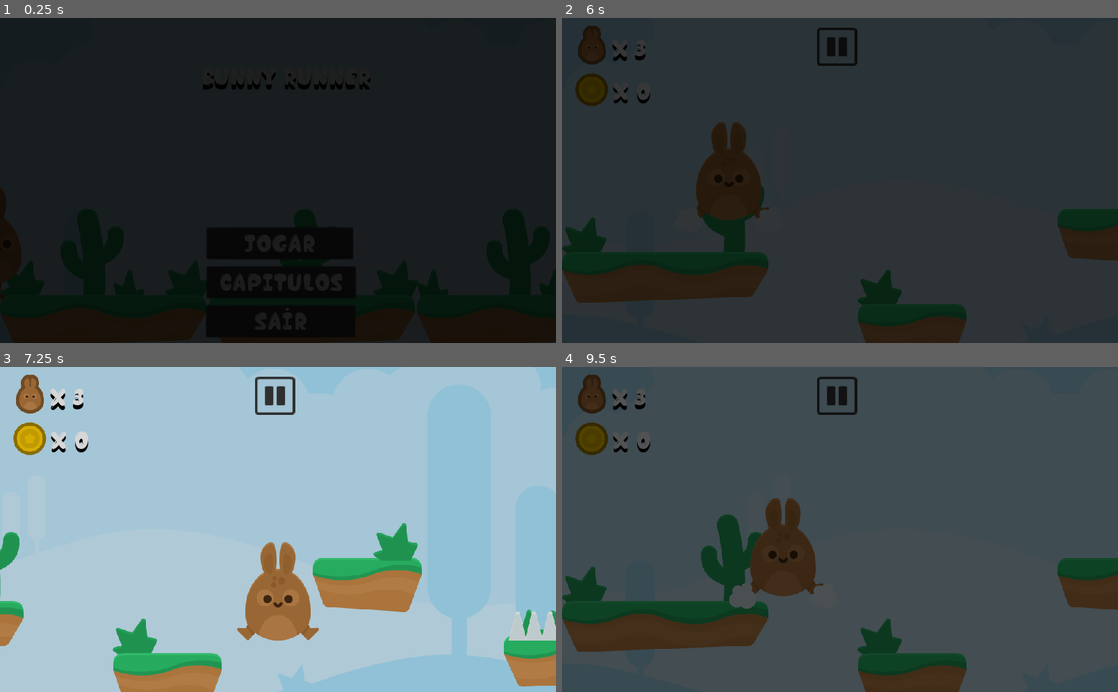
Above: before the commit, frames 1-4 (two rows, left to right).
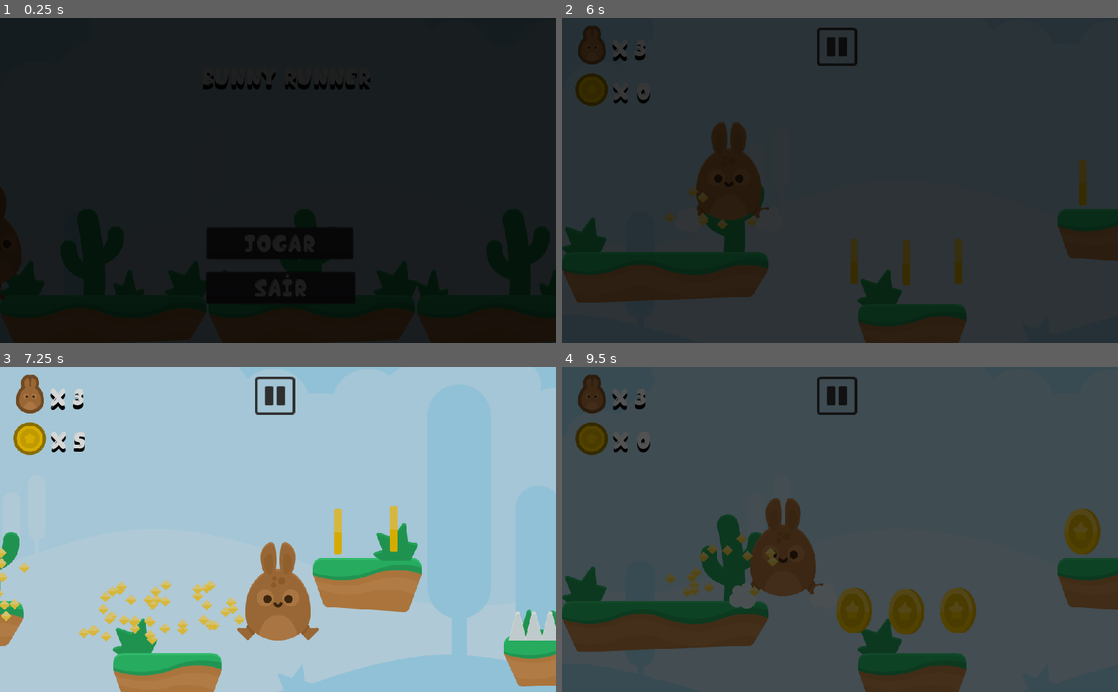
Above: after the commit, the same moments.

Repository: soapmactavish23/BunnyRunner
Game: Godot game, scene res://scenes/Menu.tscn
Same seed, same stepped clock (60 frames per second), same inputs: the game is played once before the commit and once after it. Sound files missing from this copy of the repository are replaced by a short silence.
Inputs (mouse positions are in pixels of both pictures, inside the frame that each line leads up to):
- Up to frame 1 (0.25 s): no input
- Up to frame 2 (6 s): click "jogar" at 0.5 s; move the mouse to (962, 164) at 1.27 s; click (962, 164) at 1.42 s; move the mouse to (728, 196) at 2.02 s; click (728, 196) at 2.17 s; move the mouse to (895, 109) at 2.77 s; click (895, 109) at 2.92 s; move the mouse to (812, 245) at 3.52 s; click (812, 245) at 3.67 s; move the mouse to (1006, 229) at 4.27 s; click (1006, 229) at 4.42 s; move the mouse to (673, 131) at 5.02 s; click (673, 131) at 5.17 s; move the mouse to (867, 180) at 5.77 s; click (867, 180) at 5.92 s
- Up to frame 3 (7.25 s): move the mouse to (194, 448) at 6.52 s; click (194, 448) at 6.67 s
- Up to frame 4 (9.5 s): move the mouse to (962, 513) at 7.27 s; click (962, 513) at 7.42 s; move the mouse to (728, 545) at 8.02 s; click (728, 545) at 8.17 s; move the mouse to (895, 458) at 8.77 s; click (895, 458) at 8.92 s

The runs differ from the first frame. In frame 2, 0.9% of the frame differs, in the area x 18-95%, y 43-83%; in frame 3, 2.0%; in frame 4, 3.4%, in the area x 18-97%, y 43-83%.

Commit message:
'finish-demo'

Diff:
--- a/probs/cenoura.tscn
+++ b/probs/cenoura.tscn
@@ -5,10 +5,9 @@
 [ext_resource path="res://music/Victory.ogg" type="AudioStream" id=3]
 
 [sub_resource type="RectangleShape2D" id=1]
-extents = Vector2( 42.2605, 32.3493 )
+extents = Vector2( 42.2605, 74.7654 )
 
 [node name="cenoura" type="Area2D"]
-editor/display_folded = true
 position = Vector2( 824.161, 463.756 )
 collision_layer = 4
 collision_mask = 4
--- a/probs/moeda.tscn
+++ b/probs/moeda.tscn
@@ -25,6 +25,7 @@
 flag_disable_z = true
 spread = 180.0
 gravity = Vector3( 0, 98, 0 )
+angular_velocity = 0.376471
 orbit_velocity = 0.0
 orbit_velocity_random = 0.0
 
@@ -36,7 +37,7 @@
 
 [node name="anim" type="AnimatedSprite" parent="."]
 frames = SubResource( 2 )
-frame = 1
+frame = 3
 playing = true
 
 [node name="audio" type="AudioStreamPlayer2D" parent="."]
--- a/project.godot
+++ b/project.godot
@@ -21,9 +21,11 @@
 
 [display]
 
+window/size/fullscreen=true
 window/stretch/mode="2d"
 window/stretch/aspect="keep"
 
 [rendering]
 
+environment/default_clear_color=Color( 0, 0, 0, 1 )
 environment/default_environment="res://default_env.tres"
--- /dev/null
+++ b/scenes/Ending.tscn
@@ -0,0 +1,29 @@
+[gd_scene load_steps=4 format=2]
+
+[ext_resource path="res://scripts/Ending.gd" type="Script" id=1]
+
+[sub_resource type="DynamicFontData" id=1]
+font_path = "res://fonts/Chocolate Bar Demo.otf"
+
+[sub_resource type="DynamicFont" id=2]
+size = 48
+font_data = SubResource( 1 )
+
+[node name="Ending" type="Node2D"]
+script = ExtResource( 1 )
+
+[node name="texto" type="Node2D" parent="."]
+position = Vector2( 227.117, 600 )
+
+[node name="Label" type="Label" parent="texto"]
+margin_left = 4.63928
+margin_top = 3.60498
+margin_right = 624.639
+margin_bottom = 275.605
+custom_fonts/font = SubResource( 2 )
+text = "GAME DESIGN
+HENRICK DE SOUSA NOGUEIRA
+
+AudIo VIsual
+Vitor Nogueira Alvarenga"
+align = 1
--- a/scenes/Fase_1.tscn
+++ b/scenes/Fase_1.tscn
@@ -12,6 +12,8 @@
 [ext_resource path="res://probs/fade.tscn" type="PackedScene" id=10]
 [ext_resource path="res://probs/HUD.tscn" type="PackedScene" id=11]
 [ext_resource path="res://probs/cenoura.tscn" type="PackedScene" id=12]
+[ext_resource path="res://probs/moeda.tscn" type="PackedScene" id=13]
+[ext_resource path="res://probs/mola.tscn" type="PackedScene" id=14]
 
 [node name="Fase_1" type="Node2D"]
 script = ExtResource( 1 )
@@ -19,19 +21,22 @@
 [node name="Bg" parent="." instance=ExtResource( 2 )]
 
 [node name="tileset" parent="." instance=ExtResource( 3 )]
+collision_layer = 2
+collision_mask = 2
 tile_data = PoolIntArray( 1048729, 34, 0, 1048760, 4, 0, 1048800, 4, 0, 1114128, 4, 0, 1179712, 6, 0, 1245503, 4, 0, 13 …(571 unchanged characters)…
 
 [node name="item_asas" parent="." instance=ExtResource( 4 )]
 position = Vector2( 5162.29, 396.681 )
 
 [node name="armadilhas" type="Node2D" parent="."]
+editor/display_folded = true
 
 [node name="armadilha" parent="armadilhas" instance=ExtResource( 5 )]
 position = Vector2( 1320.06, 478.325 )
 tipo_armadilha = 1
 
 [node name="armadilha2" parent="armadilhas" instance=ExtResource( 5 )]
-position = Vector2( 5766.85, 473.966 )
+position = Vector2( 5710.85, 473.966 )
 tipo_armadilha = 1
 
 [node name="armadilha3" parent="armadilhas" instance=ExtResource( 5 )]
@@ -64,4 +69,102 @@
 [node name="HUD" parent="." instance=ExtResource( 11 )]
 
 [node name="cenoura" parent="." instance=ExtResource( 12 )]
-position = Vector2( 7099.79, 496.369 )
+position = Vector2( 7249.38, 469.223 )
+collision_layer = 1
+collision_mask = 1
+
+[node name="moedas" type="Node2D" parent="."]
+editor/display_folded = true
+
+[node name="moeda" parent="moedas" instance=ExtResource( 13 )]
+position = Vector2( 246.34, 365.922 )
+
+[node name="moeda2" parent="moedas" instance=ExtResource( 13 )]
+position = Vector2( 339.614, 365.922 )
+
+[node name="moeda3" parent="moedas" instance=ExtResource( 13 )]
+position = Vector2( 1614.74, 442.707 )
+
+[node name="moeda11" parent="moedas" instance=ExtResource( 13 )]
+position = Vector2( 1894.85, 372.235 )
+
+[node name="moeda12" parent="moedas" instance=ExtResource( 13 )]
+position = Vector2( 1981, 372.235 )
+
+[node name="moeda13" parent="moedas" instance=ExtResource( 13 )]
+position = Vector2( 2322.06, 294.88 )
+
+[node name="moeda14" parent="moedas" instance=ExtResource( 13 )]
+position = Vector2( 2420.52, 294.88 )
+
+[node name="moeda15" parent="moedas" instance=ExtResource( 13 )]
+position = Vector2( 2538.31, 294.88 )
+
+[node name="moeda16" parent="moedas" instance=ExtResource( 13 )]
+position = Vector2( 2631.49, 294.88 )
+
+[node name="moeda17" parent="moedas" instance=ExtResource( 13 )]
+position = Vector2( 2948.82, 358.346 )
+
+[node name="moeda18" parent="moedas" instance=ExtResource( 13 )]
+position = Vector2( 3055.71, 358.346 )
+
+[node name="moeda19" parent="moedas" instance=ExtResource( 13 )]
+position = Vector2( 3660.32, 358.346 )
+
+[node name="moeda20" parent="moedas" instance=ExtResource( 13 )]
+position = Vector2( 3762.2, 360.017 )
+
+[node name="moeda21" parent="moedas" instance=ExtResource( 13 )]
+position = Vector2( 4264.92, 436.845 )
+
+[node name="moeda22" parent="moedas" instance=ExtResource( 13 )]
+position = Vector2( 4359.61, 438.466 )
+
+[node name="moeda23" parent="moedas" instance=ExtResource( 13 )]
+position = Vector2( 4465.31, 434.034 )
+
+[node name="moeda24" parent="moedas" instance=ExtResource( 13 )]
+position = Vector2( 5029.3, 390.821 )
+
+[node name="moeda25" parent="moedas" instance=ExtResource( 13 )]
+position = Vector2( 5287.67, 390.821 )
+
+[node name="moeda26" parent="moedas" instance=ExtResource( 13 )]
+position = Vector2( 6200.16, 483.095 )
+
+[node name="moeda27" parent="moedas" instance=ExtResource( 13 )]
+position = Vector2( 6290.38, 483.095 )
+
+[node name="moeda28" parent="moedas" instance=ExtResource( 13 )]
+position = Vector2( 6571.3, 351.861 )
+
+[node name="moeda29" parent="moedas" instance=ExtResource( 13 )]
+position = Vector2( 6690.23, 351.861 )
+
+[node name="moeda30" parent="moedas" instance=ExtResource( 13 )]
+position = Vector2( 6975.26, 481.044 )
+
+[node name="moeda4" parent="moedas" instance=ExtResource( 13 )]
+position = Vector2( 538.121, 449.63 )
+
+[node name="moeda5" parent="moedas" instance=ExtResource( 13 )]
+position = Vector2( 634.253, 451.789 )
+
+[node name="moeda6" parent="moedas" instance=ExtResource( 13 )]
+position = Vector2( 729.453, 449.63 )
+
+[node name="moeda7" parent="moedas" instance=ExtResource( 13 )]
+position = Vector2( 1061.77, 298.579 )
+
+[node name="moeda8" parent="moedas" instance=ExtResource( 13 )]
+position = Vector2( 958.548, 303.614 )
+
+[node name="moeda9" parent="moedas" instance=ExtResource( 13 )]
+position = Vector2( 1424.29, 444.595 )
+
+[node name="moeda10" parent="moedas" instance=ExtResource( 13 )]
+position = Vector2( 1517.44, 444.595 )
+
+[node name="mola" parent="." instance=ExtResource( 14 )]
+position = Vector2( 5841.47, 451.778 )
--- a/scenes/Menu.tscn
+++ b/scenes/Menu.tscn
@@ -39,6 +39,7 @@
 text = "jogar"
 
 [node name="btnSelect" type="Button" parent="."]
+visible = false
 margin_left = 381.0
 margin_top = 458.992
 margin_right = 655.0
@@ -48,9 +49,9 @@
 
 [node name="btnSair" type="Button" parent="."]
 margin_left = 380.0
-margin_top = 530.695
+margin_top = 468.878
 margin_right = 654.0
-margin_bottom = 588.695
+margin_bottom = 526.878
 custom_fonts/font = SubResource( 2 )
 text = "Sair"
 
--- /dev/null
+++ b/scripts/Ending.gd
@@ -0,0 +1,10 @@
+extends "res://scripts/Game.gd"
+
+func _ready():
+	pass
+
+func _process(delta):
+	$texto.translate(Vector2(0, -2))
+
+	if $texto.position.y < -280:
+		mudaCena(cenas[0])
--- a/scripts/Fase_1.gd
+++ b/scripts/Fase_1.gd
@@ -5,4 +5,4 @@
 	pass
 
 func victory():
-	mudaCena(cenas[0])
+	mudaCena(cenas[3])
--- a/scripts/Game.gd
+++ b/scripts/Game.gd
@@ -3,7 +3,8 @@
 var cenas = [
 	"res://scenes/Menu.tscn",
 	"res://scenes/Loading_1.tscn",
-	"res://scenes/Fase_1.tscn"
+	"res://scenes/Fase_1.tscn",
+	"res://scenes/Ending.tscn"
 ]
 
 func _ready():
--- a/scripts/HUD.gd
+++ b/scripts/HUD.gd
@@ -53,3 +53,6 @@
 		$pause/btnSound/anim.play("on")
 		som_ligado = true
 		get_tree().call_group("scenes", "play_song")
+
+func _hide_bar():
+	$barra_power.hide()
--- a/scripts/Moeda.gd
+++ b/scripts/Moeda.gd
@@ -4,11 +4,12 @@
 	pass
 
 func _on_moeda_body_entered(body):
+	$audio.play()
 	$anim.hide()
 	$Particles2D.emitting = true
 	yield($audio,"finished")
 	get_tree().call_group("hud", "add_moeda")
-	$audio.play()
 
 func _on_audio_finished():
-	queue_free()
+	#queue_free()
+	pass
--- a/scripts/Player.gd
+++ b/scripts/Player.gd
@@ -1,10 +1,7 @@
 extends KinematicBody2D
-
 const VELX = 500
 const GRAV = 1500
-
 var velocity = Vector2(0,0)
-
 var jump = false
 var jump_release = false
 var was_on_floor = false
@@ -14,17 +11,17 @@
 var kill_enemy = false
 var modo_voador = false
 var voo = false
-
+var victory = false
 func _ready():
 	set_physics_process(true)
 	add_to_group("player")
-
 func _physics_process(delta):
 	if ending:
 		velocity.x = 0
 		velocity.y += GRAV * delta
+		if victory:
+			velocity.y = 0
 		velocity = move_and_slide(velocity)
-
 		if position.y > 650:
 			get_tree().call_group("scenes", "game_over")
 
@@ -36,7 +33,6 @@
 
 		if is_on_floor():
 			if not was_on_floor:
-				modo_voador = false
 				$animation.play("player_elastico")
 				$animation.play("dust")
 			$anim.play("walk")
@@ -49,43 +45,35 @@
 				velocity.y *= .3
 		if pulo_mola:
 			velocity.y = -1200
-
 		if kill_enemy:
 			velocity.y = -800
-
 		if position.y > 500:
 			dead()
-
 		if voo:
 			velocity.y = -800
 			$animation.play("asas")
 			$sound_voo.play()
-
 		was_on_floor = is_on_floor()
 		jump = false
 		jump_release = false
 		pulo_mola = false
 		kill_enemy = false
 		voo = false
-
 func _input(event):
 	if event is InputEventMouseButton:
 		if event.pressed:
 			jump = true
 			if modo_voador:
-				collision_layer = 0
-				collision_mask = 0
 				voo = true
 		else:
 			jump_release = true
-
 func happy():
+	powerup_finished()
 	$anim.play("victory")
 	ending = true
-
+	victory = true
 func pulo_mola():
 	pulo_mola = true
-
 func dead():
 	get_tree().call_group("scenes", "stop_song")
 	if !ending and !morreu:
@@ -96,14 +84,12 @@
 		collision_mask = 0
 		$sound_dead.play()
 		velocity.y = -1000
-
 func kill_enemy():
 	kill_enemy = true
-
 func ativar_asas():
 	$asas.show()
 	modo_voador = true
-
 func powerup_finished():
+	get_tree().call_group("hud", "_hide_bar")
 	$asas.hide()
 	modo_voador = false
--- a/scripts/barra_power.gd
+++ b/scripts/barra_power.gd
@@ -2,6 +2,7 @@
 
 onready var size = $bar.rect_size
 var time = 5
+
 func _ready():
 	add_to_group("hud")
 
@@ -11,9 +12,7 @@
 	$tween.start()
 
 func count(val):
-	print(val)
 	$bar.rect_size = Vector2(size.x * val, size.y)
-
 
 func _on_tween_tween_completed(object, key):
 	hide()
Not shown: 1 places in scenes/Fase_1.tscn that only renumber resources
